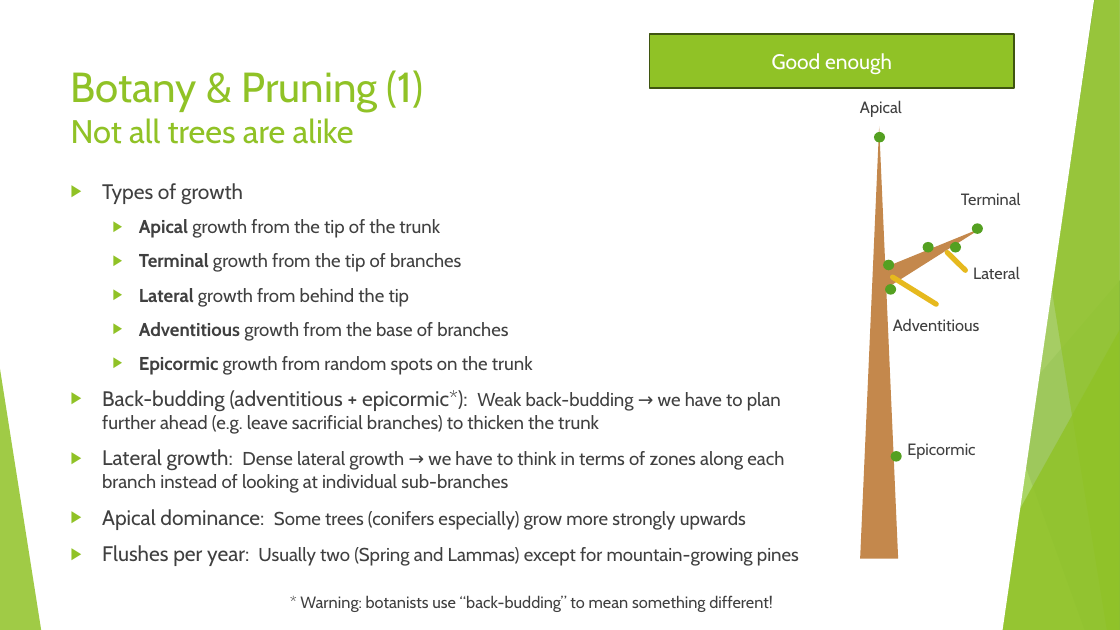
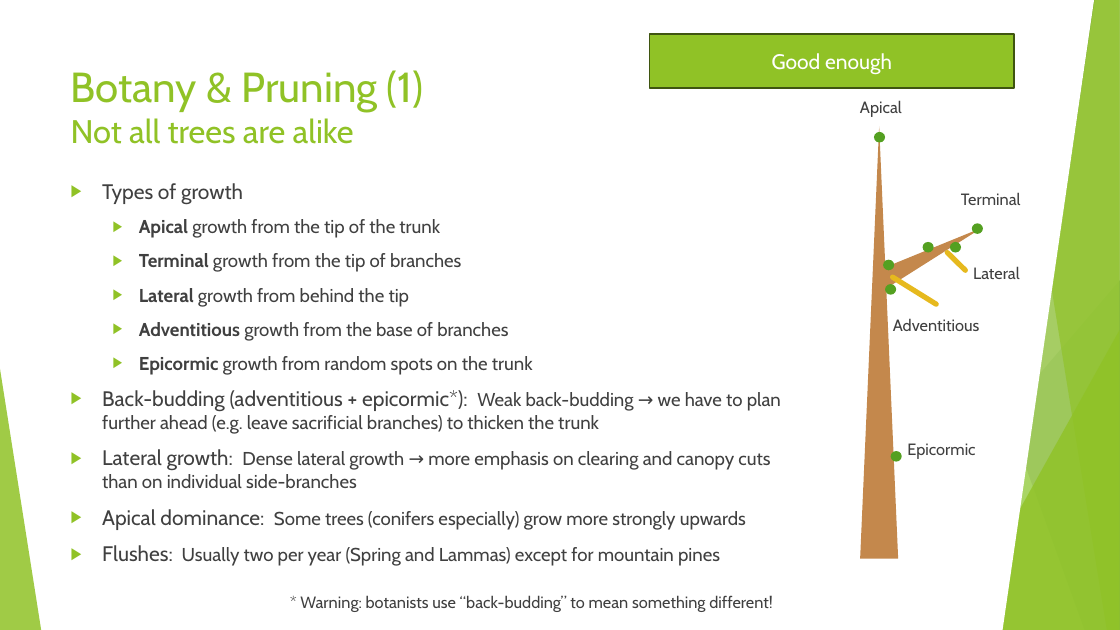
Before and after one commit to AlexLabram/Bonsai, a slide deck: slide 21 of Courseware/Bonsai On A Budget (running).pptx. Drawn at 1120x630 pixels with LibreOffice and Linux fonts; fonts in the diff are those of the drawing. Boxes give left, top, right and bottom in pixels: in the first picture for what was removed or moved away, otherwise in the second. Text is boxed around its words. In the diff, an @@ line names an element or a change of style, - is before the commit and + after.

```diff
--- a/Courseware/Bonsai On A Budget (running).pptx
+++ b/Courseware/Bonsai On A Budget (running).pptx
@@ text at (102,449,770,488): text changed @@
-▶ Lateral growth: Dense lateral growth → we have to think in terms of zones along each branch instead of looking at individual sub-branches
+▶ Lateral growth: Dense lateral growth → more emphasis on clearing and canopy cuts than on individual side-branches
@@ text at (102,545,720,566): text changed @@
-▶ Flushes per year: Usually two (Spring and Lammas) except for mountain-growing pines
+▶ Flushes: Usually two per year (Spring and Lammas) except for mountain pines
```
Also in this commit, not shown: 2 other slides changed, 2 slides added.
